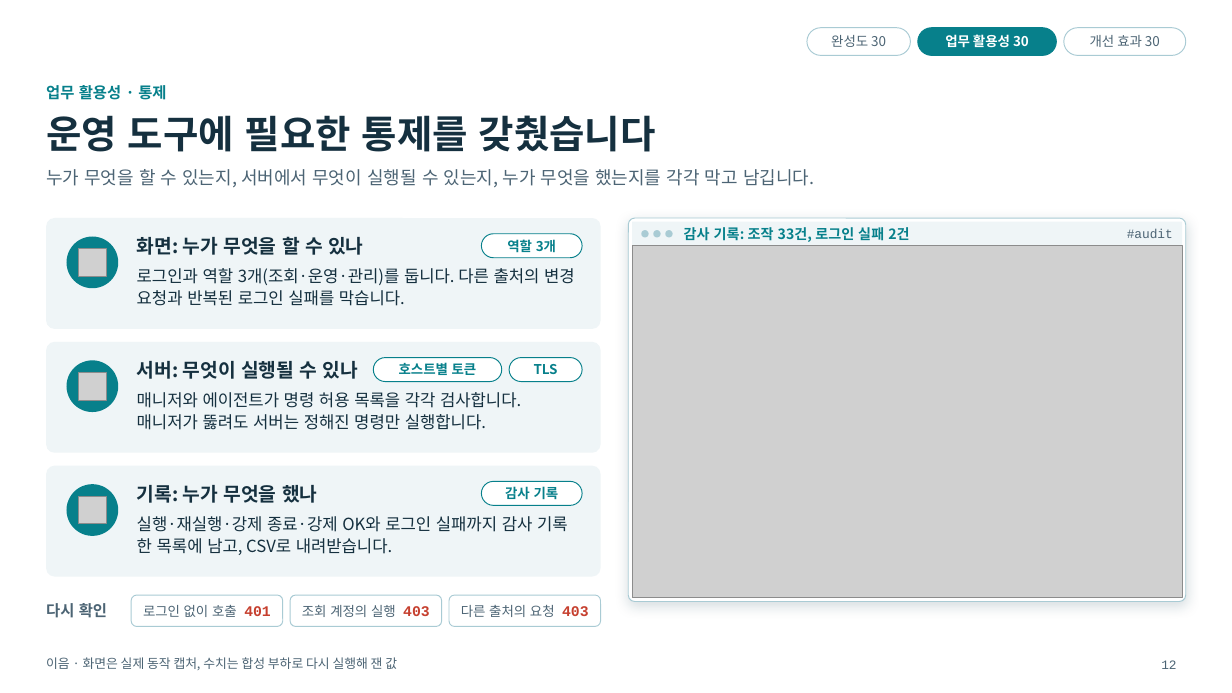
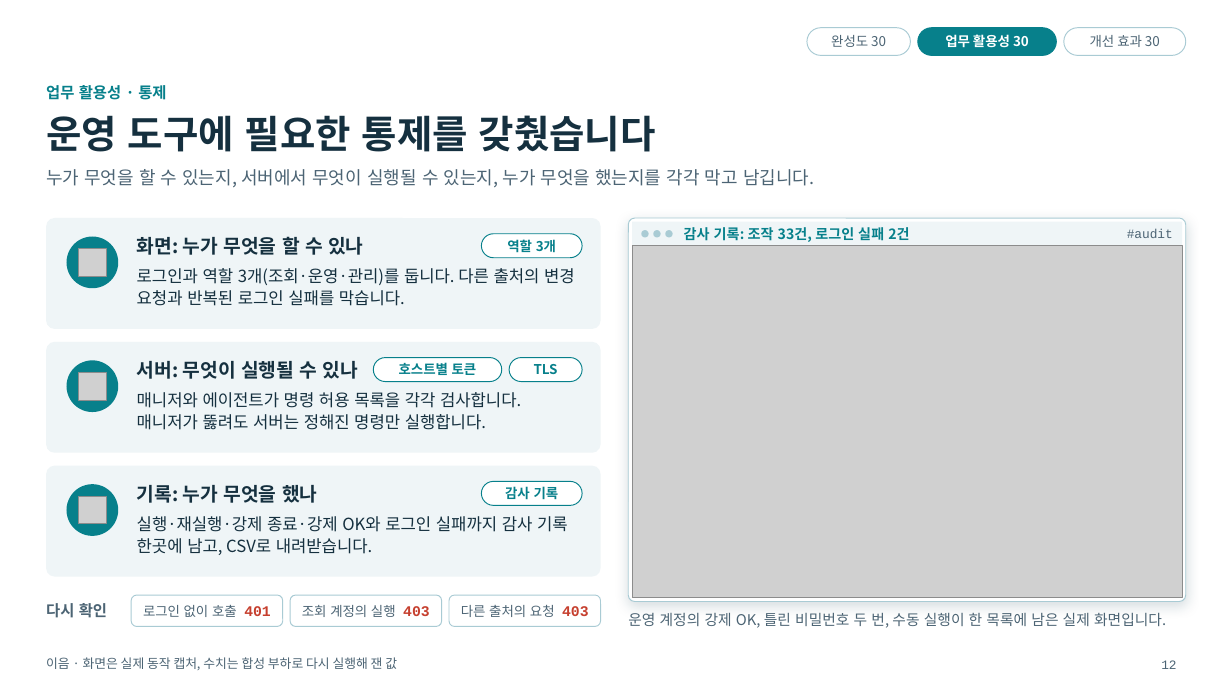
Before and after one commit to bulletgirls/contune, a slide deck: slide 12 of docs/submission/eum-presentation.pptx. Drawn at 1232x693 pixels with LibreOffice and Linux fonts; fonts in the diff are those of the drawing; grey boxes stand for pictures; background and template pictures are left out. Boxes give left, top, right and bottom in pixels: in the first picture for what was removed or moved away, otherwise in the second. Text is boxed around its words. In the diff, an @@ line names an element or a change of style, - is before the commit and + after.

```diff
--- a/docs/submission/eum-presentation.pptx
+++ b/docs/submission/eum-presentation.pptx
@@ text at <box>137,516,568,555</box>: text changed @@
-실행·재실행·강제 종료·강제 OK와 로그인 실패까지 감사 기록 한 목록에 남고, CSV로 내려받습니다.
+실행·재실행·강제 종료·강제 OK와 로그인 실패까지 감사 기록 한곳에 남고, CSV로 내려받습니다.
@@ text added at <box>628,612,1166,628</box>, 11.5 pt, text #4C6474 @@
+운영 계정의 강제 OK, 틀린 비밀번호 두 번, 수동 실행이 한 목록에 남은 실제 화면입니다.
```
Also in this commit, not shown: 13 other slides changed, 8 other files.
